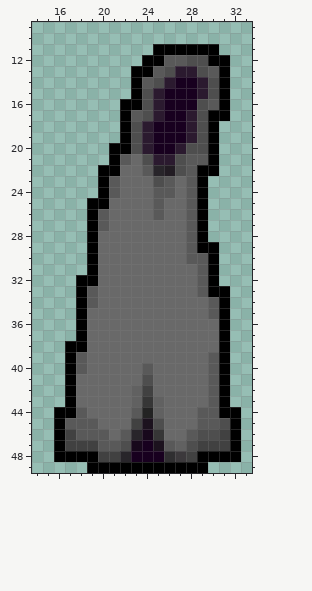
A pixel-art sprite gets an edit: Sprites/AcolyteTimeline.png. The picture above is the old version.
The file is 50x50 pixels. Colours within 5 levels of each other are drawn and written as one. Shown: x 14..33, y 9..49. The old version is drawn lined up with the new one.
And afterwards:
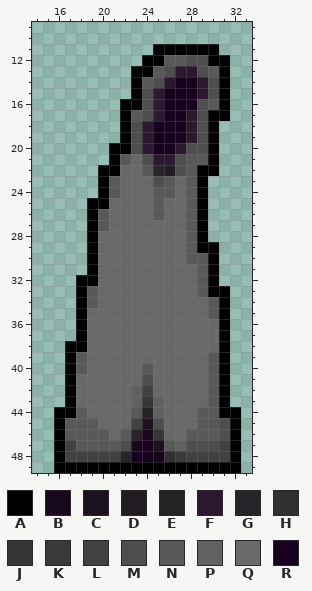
Palette (. is transparent): A #000000  B #18081c  C #1c121e  D #221c23  E #232323  F #2b1a2f  G #28252a  H #302f31  J #363636  K #3c393c  L #414141  M #4e4e4e  N #595959  P #616161  Q #696969  R #18001f
Diff:
whole drawing moved by +0,+4 (the old picture is shown already moved)
y 46: x 17 L -> N; x 29..31 MML -> NNM
y 47: x 18..19 LL -> NN; x 29..30 LL -> MM
y 48: x 17..19 AAA -> LLL; x 29..31 AAA -> LLL
y 49: x 16..18 ... -> AAA; x 30..32 ... -> AAA
Changed places in both pictures, as pixel boxes (x1, y1, x2, y2):
changed: (54, 429, 98, 473)
changed: (197, 429, 241, 473)
